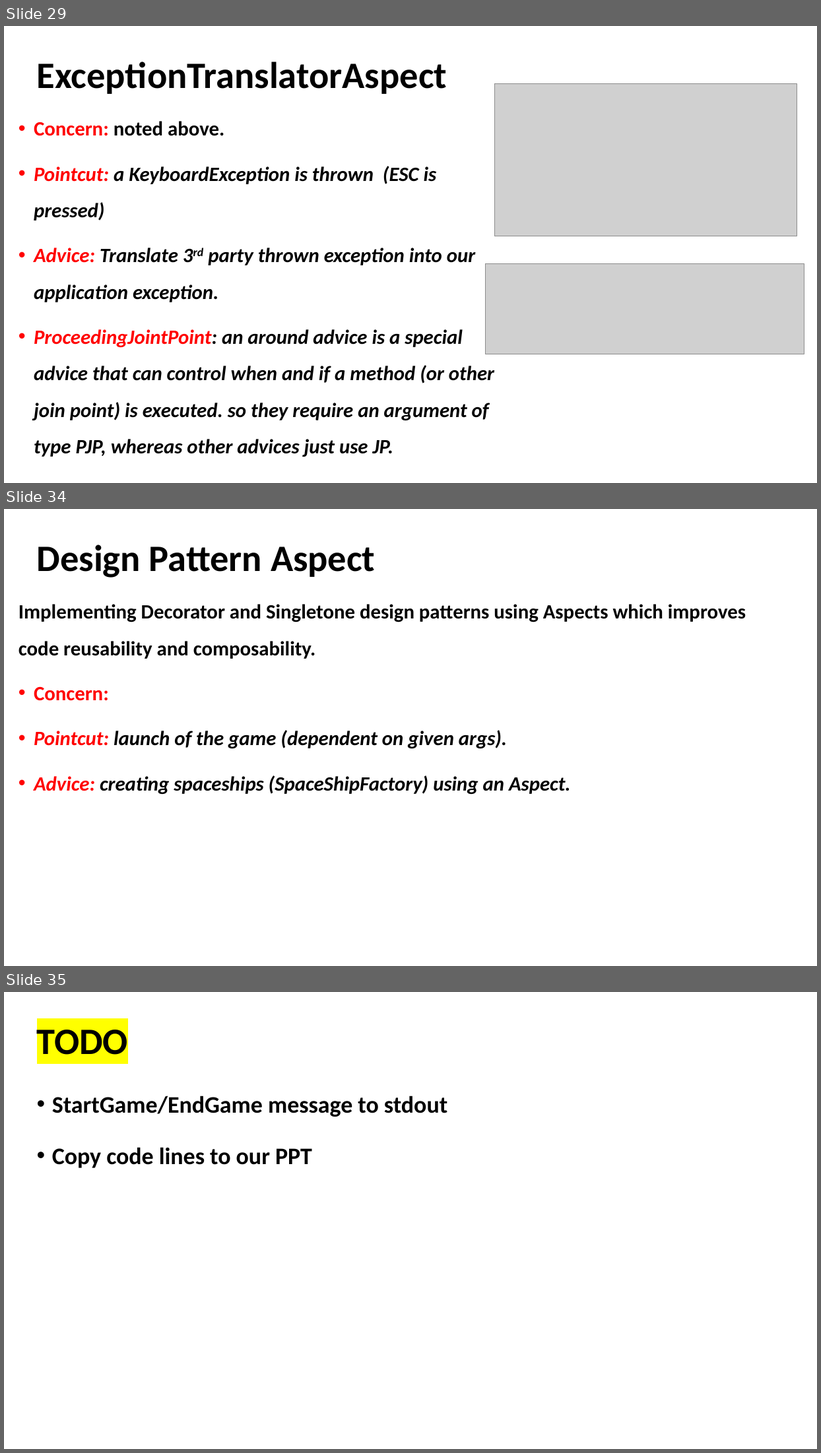
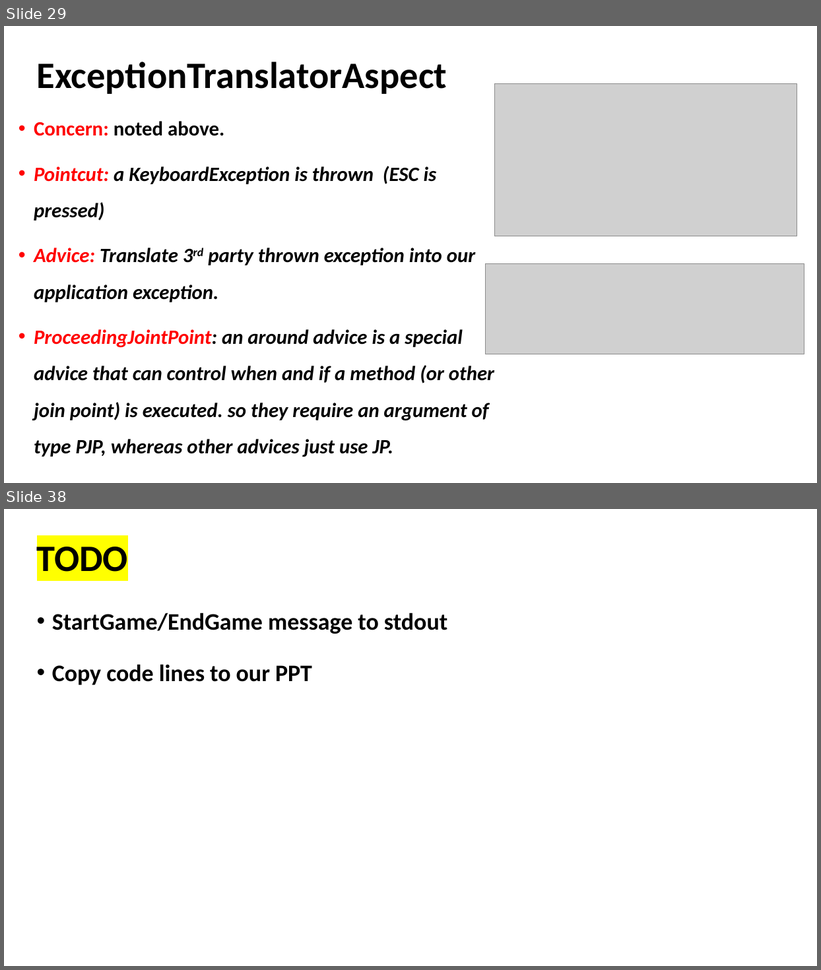
Before and after one commit to akotek/AOP, a slide deck: src/Final Project Presentation.pptx. Shown one above the other, each under a label of ours: slides 29, 34 and 35 before the commit, slides 29 and 38 after it; the slides between them are not shown. The pictures are 821x1453 and 821x970 pixels, drawn with LibreOffice and Linux fonts; fonts in the diff are those of the drawing; grey boxes stand for pictures. Boxes give left, top, right and bottom in pixels: in the first picture for what was removed or moved away, otherwise in the second. Text is boxed around its words. In the diff, an @@ line names an element or a change of style, - is before the commit and + after.

```diff
--- a/src/Final Project Presentation.pptx
+++ b/src/Final Project Presentation.pptx
@@ slide 34 removed at (4, 509, 817, 966), background #FFFFFF @@
@@ title removed at (37, 545, 375, 578) @@
-Design Pattern Aspect
@@ text removed at (19, 604, 746, 795) @@
-Implementing Decorator and Singletone design patterns using Aspects which improves code reusability and composability.
-• Concern:
-• Pointcut: launch of the game (dependent on given args).
-• Advice: creating spaceships (SpaceShipFactory) using an Aspect.
@@ what was slide 35 is now slide 38 @@
```
Also in this commit, not shown: 5 slides changed, 4 slides added, 6 other files.
